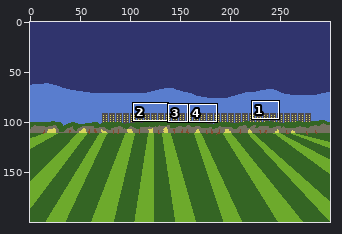
A sprite sheet gets an edit: public/assets/gfx/background.png. Above: a wide view before the commit, with the close-up outlined.
Close-up. Earlier state:
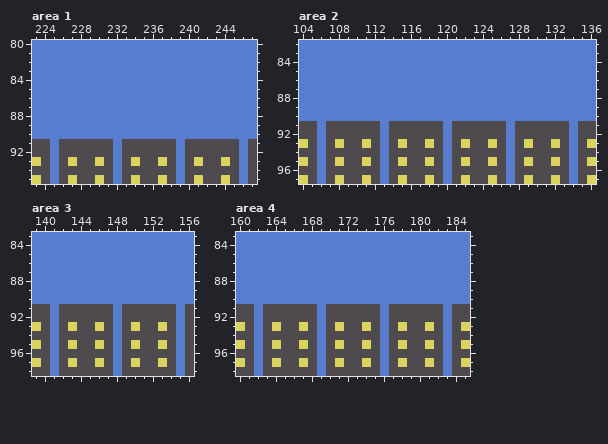
The file is 300x200 pixels. Shown: area 1: x 223..247, y 80..95; area 2: x 104..136, y 82..97; area 3: x 139..156, y 83..98; area 4: x 160..185, y 83..98. The commit also changed other parts of the picture, which this record leaves out.
The same view after the edit:
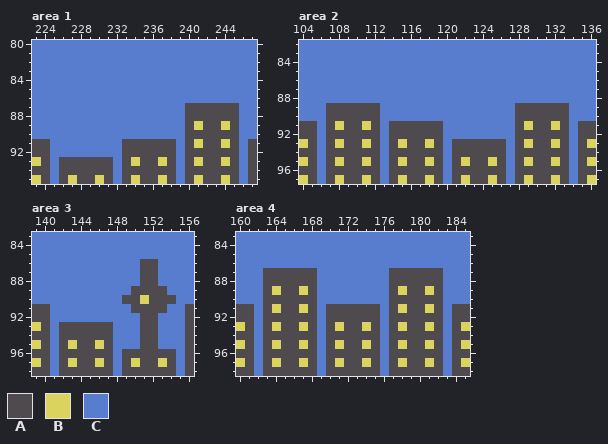
Palette (. is transparent): A #4e4a4e  B #dad45e  C #597dce
From old to new:
--- area 1
@@ x 223..247 @@
 86 CCCCCCCCCCCCCCCCCCCCCCCCC
-87 CCCCCCCCCCCCCCCCCCCCCCCCC
-88 CCCCCCCCCCCCCCCCCCCCCCCCC
-89 CCCCCCCCCCCCCCCCCCCCCCCCC
-90 CCCCCCCCCCCCCCCCCCCCCCCCC
-91 AACAAAAAACAAAAAACAAAAAACA
-92 AACAAAAAACAAAAAACAAAAAACA
-93 BACABAABACABAABACABAABACA
+87 CCCCCCCCCCCCCCCCCAAAAAACC
+88 CCCCCCCCCCCCCCCCCAAAAAACC
+89 CCCCCCCCCCCCCCCCCABAABACC
+90 CCCCCCCCCCCCCCCCCAAAAAACC
+91 AACCCCCCCCAAAAAACABAABACA
+92 AACCCCCCCCAAAAAACAAAAAACA
+93 BACAAAAAACABAABACABAABACA
 94 AACAAAAAACAAAAAACAAAAAACA
--- area 2
@@ x 104..136 @@
 88 CCCCCCCCCCCCCCCCCCCCCCCCCCCCCCCCC
-89 CCCCCCCCCCCCCCCCCCCCCCCCCCCCCCCCC
-90 CCCCCCCCCCCCCCCCCCCCCCCCCCCCCCCCC
-91 AACAAAAAACAAAAAACAAAAAACAAAAAACAA
-92 AACAAAAAACAAAAAACAAAAAACAAAAAACAA
-93 BACABAABACABAABACABAABACABAABACAB
+89 CCCAAAAAACCCCCCCCCCCCCCCAAAAAACCC
+90 CCCAAAAAACCCCCCCCCCCCCCCAAAAAACCC
+91 AACABAABACAAAAAACCCCCCCCABAABACAA
+92 AACAAAAAACAAAAAACCCCCCCCAAAAAACAA
+93 BACABAABACABAABACAAAAAACABAABACAB
 94 AACAAAAAACAAAAAACAAAAAACAAAAAACAA
--- area 3
@@ x 139..156 @@
 85 CCCCCCCCCCCCCCCCCC
-86 CCCCCCCCCCCCCCCCCC
-87 CCCCCCCCCCCCCCCCCC
-88 CCCCCCCCCCCCCCCCCC
-89 CCCCCCCCCCCCCCCCCC
-90 CCCCCCCCCCCCCCCCCC
-91 AACAAAAAACAAAAAACA
-92 AACAAAAAACAAAAAACA
-93 BACABAABACABAABACA
-94 AACAAAAAACAAAAAACA
-95 BACABAABACABAABACA
+86 CCCCCCCCCCCCAACCCC
+87 CCCCCCCCCCCCAACCCC
+88 CCCCCCCCCCCCAACCCC
+89 CCCCCCCCCCCAAAACCC
+90 CCCCCCCCCCAABAAACC
+91 AACCCCCCCCCAAAACCA
+92 AACCCCCCCCCCAACCCA
+93 BACAAAAAACCCAACCCA
+94 AACAAAAAACCCAACCCA
+95 BACABAABACCCAACCCA
 96 AACAAAAAACAAAAAACA
--- area 4
@@ x 160..185 @@
 86 CCCCCCCCCCCCCCCCCCCCCCCCCC
-87 CCCCCCCCCCCCCCCCCCCCCCCCCC
-88 CCCCCCCCCCCCCCCCCCCCCCCCCC
-89 CCCCCCCCCCCCCCCCCCCCCCCCCC
-90 CCCCCCCCCCCCCCCCCCCCCCCCCC
-91 AACAAAAAACAAAAAACAAAAAACAA
+87 CCCAAAAAACCCCCCCCAAAAAACCC
+88 CCCAAAAAACCCCCCCCAAAAAACCC
+89 CCCABAABACCCCCCCCABAABACCC
+90 CCCAAAAAACCCCCCCCAAAAAACCC
+91 AACABAABACAAAAAACABAABACAA
 92 AACAAAAAACAAAAAACAAAAAACAA
